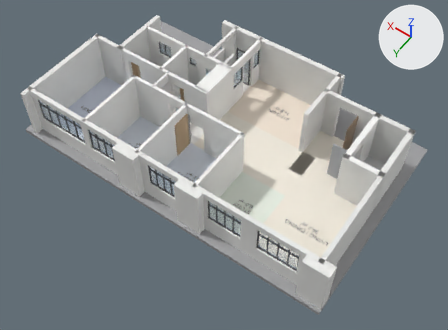
A saved change to the Blender file blender/hdb-reno.blend.
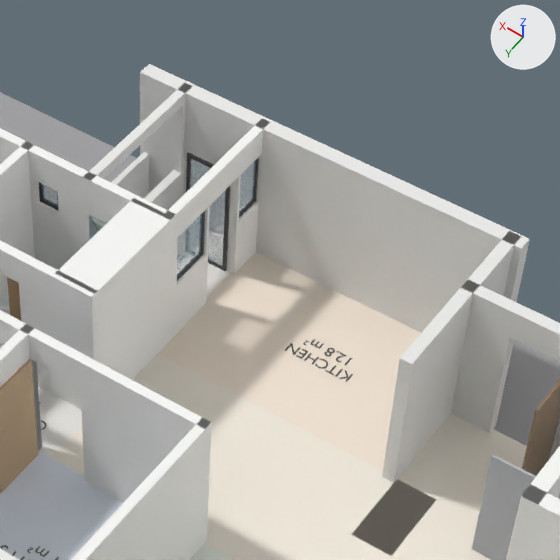
Each version appears first whole from a camera (50 mm lens) standing at (-3.61, 11.19, 22.59) and looking at (6.66, -3.19, -0.01), and next in a close-up on the part from 40% to 79% of the width and 0% to 54% of the height. Every picture has the same lights, and +X, +Y and +Z are marked at upper right. The last two pictures show the newer version.

Objects in the first close-up: 'Door_kitchen_yard_1', 'Door_kitchen_yard_1_glass', 'Floor_Bedroom 3', 'Floor_Kitchen', 'Floor_Living / Dining', 'Slab', 'Wall_bath_south', 'Wall_bed3_south', 'Wall_entrance', 'Wall_kitchen_south', 'Wall_kitchen_west', 'Wall_kitchen_yard', 'Wall_rc_wall_bath2', 'Wall_study_bed3' and 27 more.
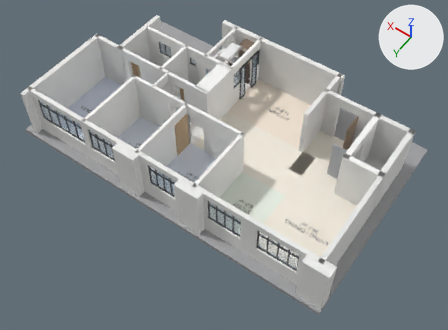
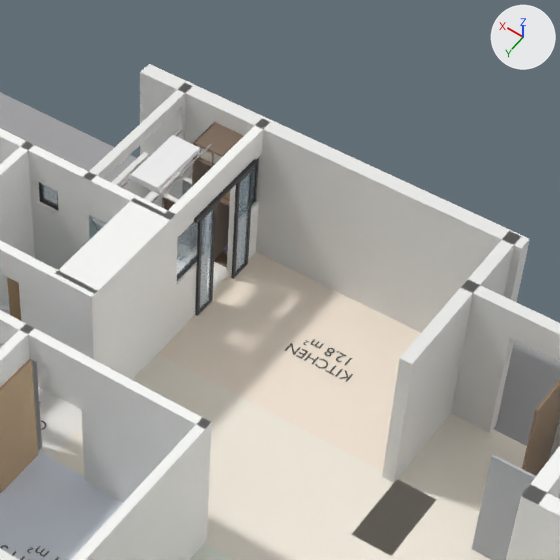
Pixel boxes (x1, y1, x2, y2) of what changed, in the close-ups (560 x 560 px):
'Door_kitchen_yard_1_glass', reshaped (41% wider, 26% taller): before (190, 158, 226, 267); after (200, 172, 251, 310)
'Door_kitchen_yard_1', reshaped (44% wider, 32% taller): before (186, 152, 230, 271); after (194, 159, 258, 316)
'SY_Ceiling laundry rack (Steigen Solar Mini)', added: after (120, 130, 212, 203)
    faces in mat_sy_rack (white #f1f1f1): (129, 135, 201, 194)
    faces in mat_sy_chrome (white #e7e7ea): (120, 130, 212, 203)
'SY_Tall cabinet (robot bay + Dyson niche + storage)', added: after (192, 122, 244, 268)
'SY_Utility sink (hand-wash laundry)', added: after (162, 172, 193, 210)
    faces in mat_sy_steel (light grey #dadbdd): (168, 180, 192, 199)
    faces in mat_sy_counter (white #f3f2ef): (162, 175, 192, 203)
'SY_Spare sponges + gloves box (suggested)', added: after (196, 145, 214, 163)
'SY_Overstock refills box (suggested)', added (mostly hidden): after (213, 153, 222, 164)
part 1 of me_door_kitchen_yard_1_004, added: after (195, 219, 202, 316)
part 2 of me_door_kitchen_yard_1_004, added: after (210, 205, 216, 303)
part 3 of me_door_kitchen_yard_1_004, added: after (231, 181, 240, 279)
part 4 of me_door_kitchen_yard_1_004, added: after (246, 167, 254, 265)
part 5 of me_door_kitchen_yard_1_004, added: after (194, 159, 258, 223)
part 6 of me_door_kitchen_yard_1_004, deleted: before (222, 186, 230, 271)
part 7 of me_door_kitchen_yard_1_004, deleted: before (186, 152, 191, 192)
part 8 of me_door_kitchen_yard_1_004, deleted (mostly hidden): before (208, 260, 222, 270)
part 9 of me_door_kitchen_yard_1_004, deleted: before (190, 154, 214, 168)

Patch to the scene script:
```diff
--- a/blender/hdb-reno.blend.py
+++ b/blender/hdb-reno.blend.py
@@ me_door_kitchen_yard_1_004 @@
-me_door_kitchen_yard_1_004.from_pydata(...)  # 32 vertices, 24 faces; spans x 8.6..9.4, y -8.15..-8.11, z 0.0..2.1
+me_door_kitchen_yard_1_004.from_pydata(...)  # 72 vertices, 54 faces; spans x 8.4..8.45, y -8.57..-6.93, z 0.0..2.15
+# me_door_kitchen_yard_1_004 part 1: a new loose piece, a box spanning x 8.405..8.445, y -7.085..-7.025, z 0.0..2.1, in mat_window_frame (dark grey #303030)
+# me_door_kitchen_yard_1_004 part 2: a new loose piece, a box spanning x 8.405..8.445, y -7.45..-7.39, z 0.0..2.1, in mat_window_frame (dark grey #303030)
+# me_door_kitchen_yard_1_004 part 3: a new loose piece, a box spanning x 8.405..8.445, y -8.11..-8.05, z 0.0..2.1, in mat_window_frame (dark grey #303030)
+# me_door_kitchen_yard_1_004 part 4: a new loose piece, a box spanning x 8.405..8.445, y -8.475..-8.415, z 0.0..2.1, in mat_window_frame (dark grey #303030)
+# me_door_kitchen_yard_1_004 part 5: a new loose piece, a box spanning x 8.395..8.455, y -8.575..-6.925, z 2.1..2.15, in mat_window_frame (dark grey #303030)
+# me_door_kitchen_yard_1_004 part 6: the loose piece of 8 vertices spanning x 8.6..8.66, y -8.15..-8.11, z 0.0..2.1 is deleted
+# me_door_kitchen_yard_1_004 part 7: the loose piece of 8 vertices spanning x 9.35..9.4, y -8.15..-8.11, z 0.0..2.1 is deleted
+# me_door_kitchen_yard_1_004 part 8: the loose piece of 8 vertices spanning x 8.66..9.35, y -8.15..-8.11, z 0.0..0.06 is deleted
+# me_door_kitchen_yard_1_004 part 9: the loose piece of 8 vertices spanning x 8.66..9.35, y -8.15..-8.11, z 2.04..2.1 is deleted
+# other edits to the shape of me_door_kitchen_yard_1_004 do not show in these pictures
 me_door_kitchen_yard_1_004.materials.append(mat_window_frame)
@@ me_door_kitchen_yard_1_glass_004 @@
-me_door_kitchen_yard_1_glass_004.from_pydata(...)  # 8 vertices, 6 faces; spans x 8.66..9.35, y -8.14..-8.12, z 0.06..2.04
+me_door_kitchen_yard_1_glass_004.from_pydata(...)  # 16 vertices, 12 faces; spans x 8.42..8.43, y -8.41..-7.09, z 0.06..2.04
+# me_door_kitchen_yard_1_glass_004 part 10: the whole mesh is rebuilt
 me_door_kitchen_yard_1_glass_004.materials.append(mat_glass)
@@ ob_sy_spare_sponges___gloves_box__suggested @@
+ob_sy_spare_sponges___gloves_box__suggested = bpy.data.objects.new('SY_Spare sponges + gloves box (suggested)', me_sy_spare_sponges___gloves_box__suggested__003)  # a box spanning x 9.02..9.32, y -8.7..-8.25, z 1.998..2.006; a box spanning x 9.02..9.028, y -8.7..-8.25, z 1.998..2.198; a box spanning x 9.312..9.32, y -8.7..-8.25, z 1.998..2.198; a box spanning x 9.02..9.32, y -8.258..-8.25, z 1.998..2.198; a box spanning x 9.02..9.32, y -8.7..-8.692, z 1.998..2.198; in mat_sy_acc_spare_sponges___gloves_box (light grey #e1dace)
+ob_sy_spare_sponges___gloves_box__suggested.location = (0.0, 0.0, 0.0)
@@ ob_sy_overstock_refills_box__suggested @@
+ob_sy_overstock_refills_box__suggested = bpy.data.objects.new('SY_Overstock refills box (suggested)', me_sy_overstock_refills_box__suggested__003)  # a box spanning x 8.64..9.0, y -8.7..-8.25, z 1.998..2.006; a box spanning x 8.64..8.648, y -8.7..-8.25, z 1.998..2.248; a box spanning x 8.992..9.0, y -8.7..-8.25, z 1.998..2.248; a box spanning x 8.64..9.0, y -8.258..-8.25, z 1.998..2.248; a box spanning x 8.64..9.0, y -8.7..-8.692, z 1.998..2.248; in mat_sy_acc_overstock_refills_box (light grey #e1dace)
+ob_sy_overstock_refills_box__suggested.location = (0.0, 0.0, 0.0)
@@ ob_sy_ceiling_laundry_rack__steigen_solar_mini @@
+ob_sy_ceiling_laundry_rack__steigen_solar_mini = bpy.data.objects.new('SY_Ceiling laundry rack (Steigen Solar Mini)', me_sy_ceiling_laundry_rack__steigen_solar_mini__003)  # 48 vertices, 36 faces; spans x 8.96..9.55, y -8.14..-6.49, z 2.47..2.6; in mat_sy_chrome (white #e7e7ea), mat_sy_rack (white #f1f1f1), mat_sy_led (white #fffcf3, glowing white #fffcf3)
+ob_sy_ceiling_laundry_rack__steigen_solar_mini.location = (0.0, 0.0, 0.0)
@@ ob_sy_utility_sink__hand_wash_laundry @@
+ob_sy_utility_sink__hand_wash_laundry = bpy.data.objects.new('SY_Utility sink (hand-wash laundry)', me_sy_utility_sink__hand_wash_laundry__004)  # 272 vertices, 176 faces; spans x 9.345..9.905, y -8.775..-8.155, z 0.0..1.22; in mat_sy_carcass (brown #7c6959), mat_sy_front (brown #736152), mat_sy_counter (white #f3f2ef), mat_sy_chrome (white #e7e7ea), mat_sy_steel (light grey #dadbdd)
+ob_sy_utility_sink__hand_wash_laundry.location = (0.0, 0.0, 0.0)
@@ ob_sy_tall_cabinet__robot_bay___dyson_niche___storage @@
+ob_sy_tall_cabinet__robot_bay___dyson_niche___storage = bpy.data.objects.new('SY_Tall cabinet (robot bay + Dyson niche + storage)', me_sy_tall_cabinet__robot_bay___dyson_niche___storage__004)  # 120 vertices, 84 faces; spans x 8.6..9.34, y -8.77..-8.19, z 0.0..2.3; in mat_sy_carcass (brown #7c6959), mat_sy_chrome (white #e7e7ea)
+ob_sy_tall_cabinet__robot_bay___dyson_niche___storage.location = (0.0, 0.0, 0.0)
```
